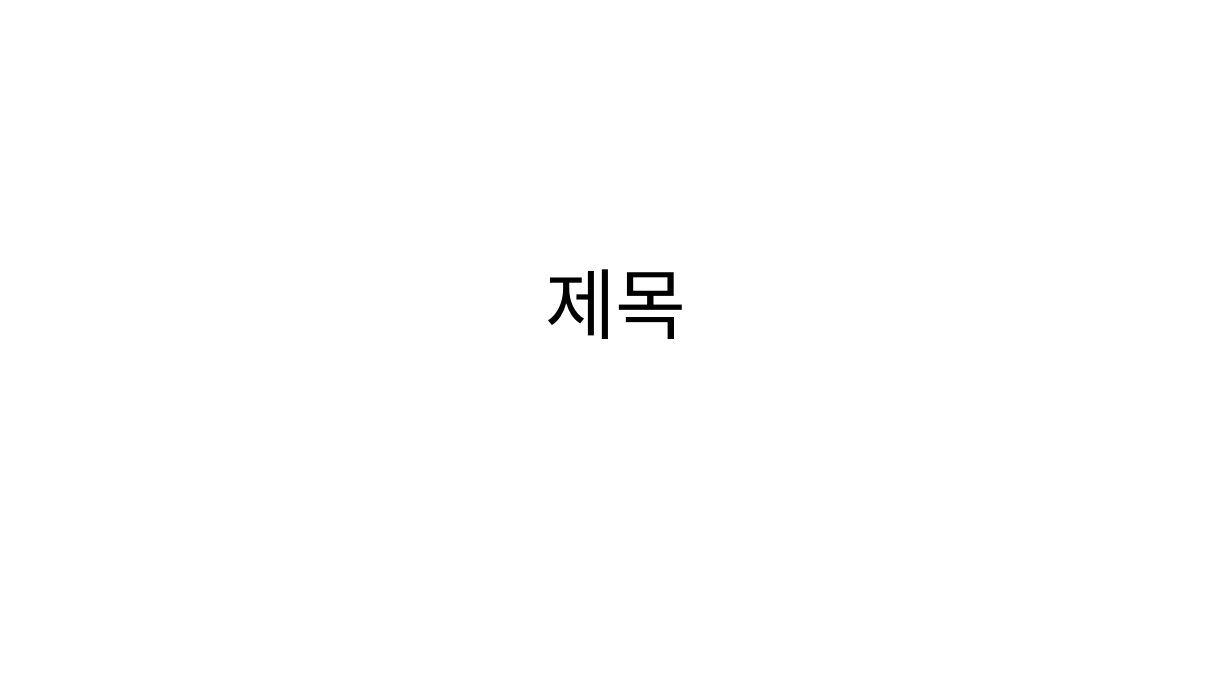
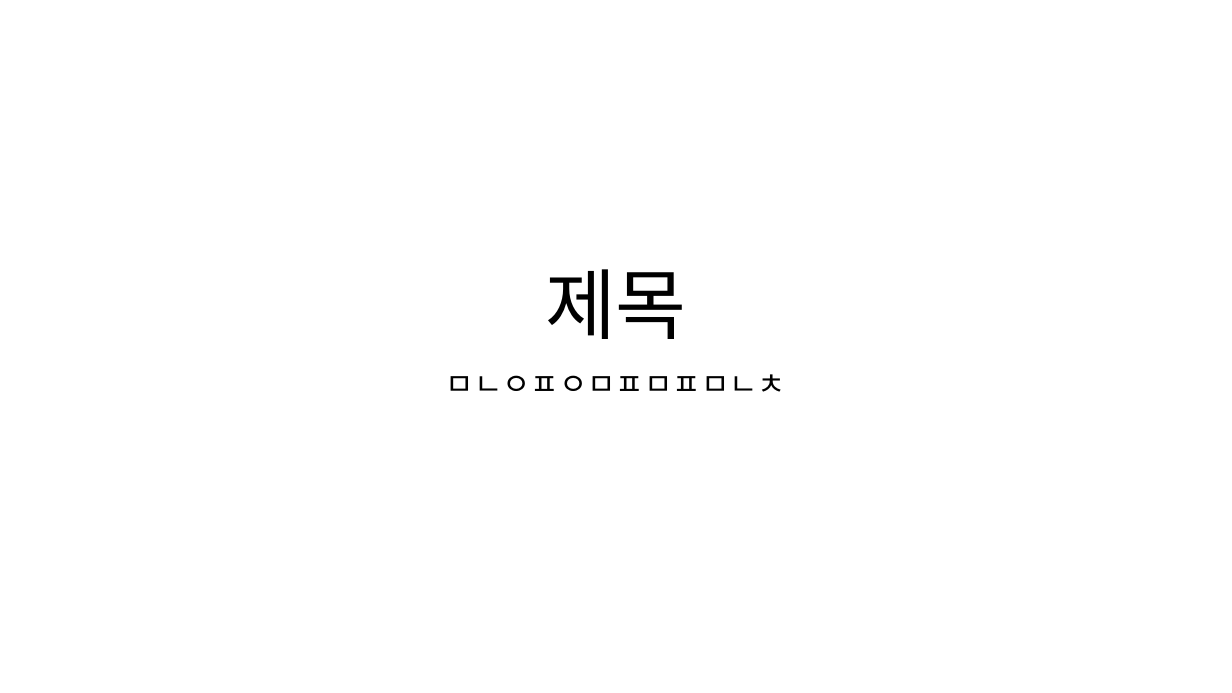
Before and after one commit to vocalyun88/opentutorials_git_vocalyun88, a slide deck: slide 1 of 제목.pptx. Drawn at 1232x693 pixels with LibreOffice and Linux fonts; fonts in the diff are those of the drawing. Boxes give left, top, right and bottom in pixels: in the first picture for what was removed or moved away, otherwise in the second. Text is boxed around its words. In the diff, an @@ line names an element or a change of style, - is before the commit and + after.

Commit message:
제목2

```diff
--- a/제목.pptx
+++ b/제목.pptx
@@ subtitle added at box(446, 374, 786, 392), 24 pt, text #000000 @@
+ㅁㄴㅇㅍㅇㅁㅍㅁㅍㅁㄴㅊ
```
